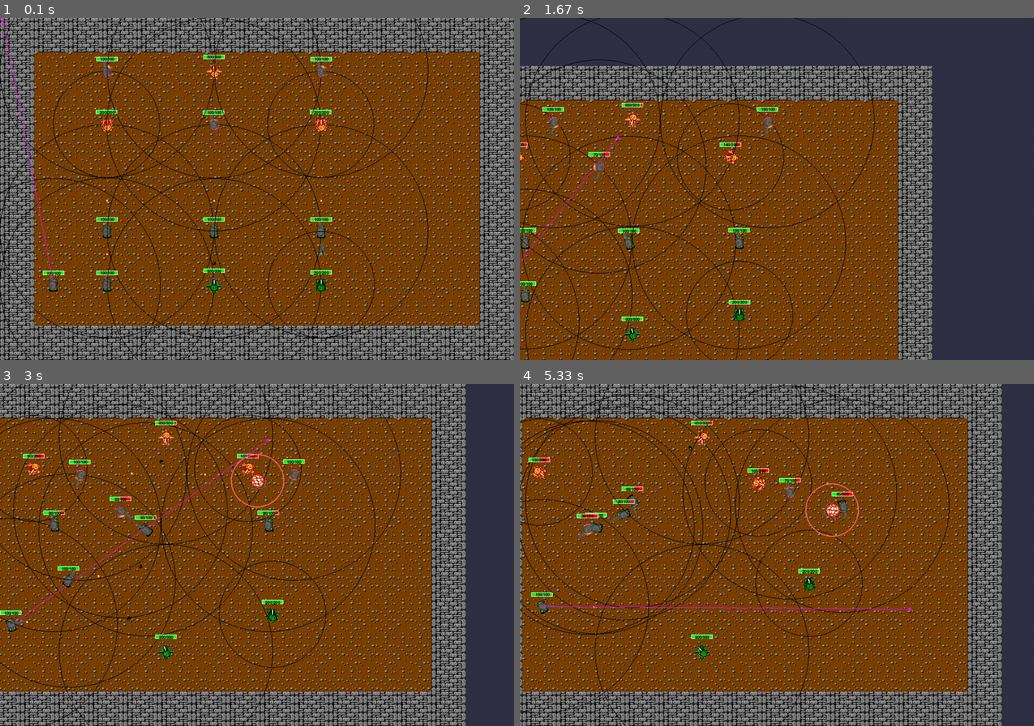
Above: before the commit, frames 1-4 (two rows, left to right).
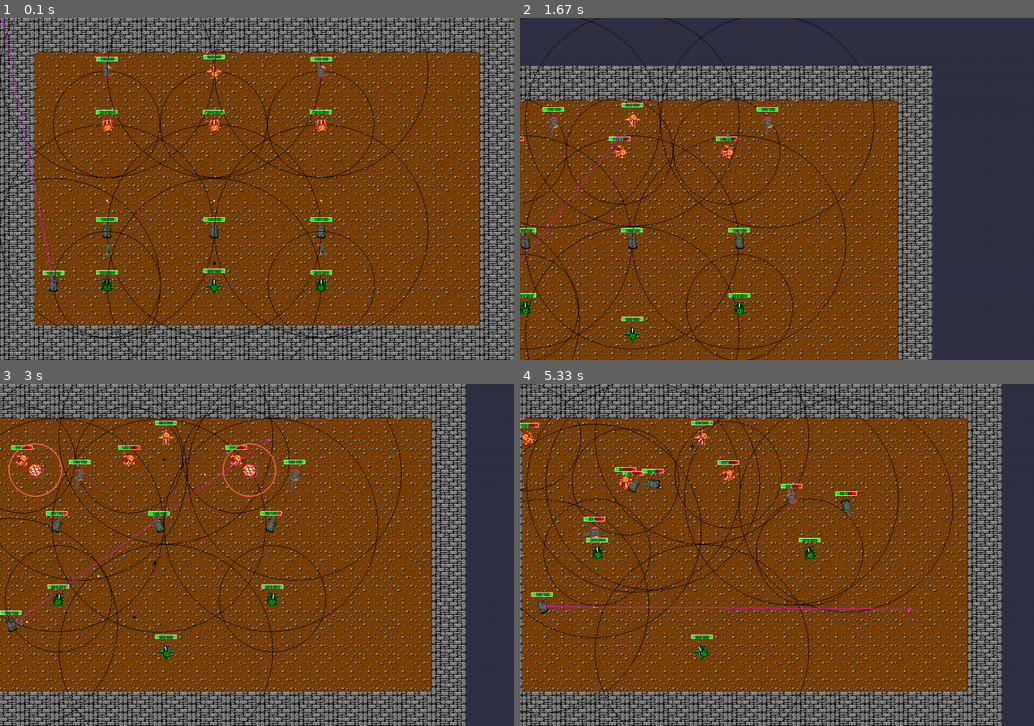
Above: after the commit, the same moments.

Repository: notwuyazui/Jackal
Game: pygame game, started from test.py
Same seed, same stepped clock (60 frames per second), same inputs: the game is played once before the commit and once after it.
Inputs (mouse positions are in pixels of both pictures, inside the frame that each line leads up to):
- Up to frame 1 (0.1 s): no input
- Up to frame 2 (1.67 s): hold Right 0.33-0.8 s; move the mouse to (756, 202) at 0.37 s; hold Up 0.83-1.13 s; hold W 0.83-1.13 s; move the mouse to (941, 178) at 0.87 s; click (828, 264) at 1.22 s; hold Right from 1.5 s (still down); hold D from 1.5 s (still down); click (617, 137) at 1.58 s; tap C at 1.65 s
- Up to frame 3 (3 s): release Right at 1.97 s; release D at 1.97 s; hold Left 2-2.53 s; hold A 2-2.53 s; click (334, 435) at 2.08 s; hold Down 2.57-2.87 s; hold S 2.57-2.87 s; click (318, 585) at 2.65 s; hold Left from 2.9 s (still down); hold A from 2.9 s (still down); tap Space at 2.97 s; click (267, 438) at 2.98 s
- Up to frame 4 (5.33 s): tap Space at 3.27, 3.4, 3.8, 4.1, 4.47, 4.87, 5.17 s; release Left at 3.3 s; release A at 3.3 s; hold Up 3.33-3.7 s; hold W 3.33-3.7 s; click (591, 544) at 3.42 s; tap C at 3.48, 4.95 s; hold Right 3.73-4.37 s; hold D 3.73-4.37 s; click (782, 589) at 3.82 s; hold Down 4.4-4.77 s; hold S 4.4-4.77 s; click (761, 496) at 4.48 s; hold Left 4.8-5.27 s; hold A 4.8-5.27 s; click (910, 609) at 4.88 s; hold Right from 5.3 s (still down); hold D from 5.3 s (still down)

The runs differ from the first frame. In frame 1, 1.0% of the frame differs, in the area x 0-63%, y 0-100%; in frame 2, 2.9%; in frame 3, 5.7%; in frame 4, 6.1%, in the area x 0-85%, y 0-80%.

Commit message:
修正部分数值和代码逻辑

Diff:
--- a/Bullet/BaseBullet.py
+++ b/Bullet/BaseBullet.py
@@ -113,7 +113,7 @@
         )
         return self.bounding_box
 
-    def update(self, delta_time: float, unit_manager, obstacles: List[pygame.Rect]) -> bool:
+    def update(self, delta_time: float, unit_manager, game_map) -> bool:
         """
         更新子弹状态
         """
@@ -142,7 +142,7 @@
         self.distance_traveled += math.sqrt(dx**2 + dy**2)
 
         # 检查与障碍物的碰撞
-        obstacle_collision = self._check_obstacle_collision(obstacles)
+        obstacle_collision = self._check_obstacle_collision(game_map)
         if obstacle_collision:
             self._handle_obstacle_collision()
             return self.is_active
@@ -163,9 +163,9 @@
             self.is_active = False
         return True  # 在爆炸期间仍然返回True，以便绘制爆炸效果
 
-    def _check_obstacle_collision(self, obstacles: List[pygame.Rect]) -> Optional[pygame.Rect]:
+    def _check_obstacle_collision(self, game_map) -> Optional[pygame.Rect]:
         """检查与障碍物的碰撞"""
-        for obstacle in obstacles:
+        for obstacle in game_map.obstacles:
             if self.bounding_box.colliderect(obstacle):
                 return obstacle
         return None
--- a/Bullet/BulletManager.py
+++ b/Bullet/BulletManager.py
@@ -17,12 +17,12 @@
             if BULLET_INFO_TEXT or DEBUG_MODE:
                 print(f"子弹发射: ID={bullet.id}, 位置={bullet.position}")
 
-    def update(self, delta_time, unit_manager, obstacles):
+    def update(self, delta_time, unit_manager, game_map):
         self.to_remove.clear()
 
         for bullet in self.bullets:
             # 更新子弹状态
-            if not bullet.update(delta_time, unit_manager, obstacles):
+            if not bullet.update(delta_time, unit_manager, game_map):
                 # 子弹不再活跃，标记为待移除
                 if bullet in self.bullets and bullet not in self.to_remove:
                     self.to_remove.append(bullet)
--- a/Bullet/HeavyShell/HeavyShell.py
+++ b/Bullet/HeavyShell/HeavyShell.py
@@ -20,7 +20,7 @@
         self.speed_rate = 0.5
         self.damage_rate = 2.0
         self.cooldown = 1.2
-        self.penetration = [1.0, 1.0, 1.0]
+        self.penetration = [0.8, 1.0, 1.2]
 
         # 爆炸属性
         self.is_explosive = True
--- a/Bullet/NormalShell/NormalShell.py
+++ b/Bullet/NormalShell/NormalShell.py
@@ -20,7 +20,7 @@
         self.speed_rate = 1.0
         self.damage_rate = 1.0
         self.cooldown = 0.3
-        self.penetration = [1.0, 1.0, 1.0]
+        self.penetration = [1.0, 0.8, 0.6]
 
         self.is_explosive = False  # 普通炮弹不会爆炸
 
--- a/GameManager.py
+++ b/GameManager.py
@@ -25,7 +25,7 @@
     def update(self, delta_time):
         self.time += delta_time
         self.unit_manager.update(delta_time, self.unit_manager, self.bullet_manager, self.game_map)
-        self.bullet_manager.update(delta_time, self.unit_manager, self.game_map.obstacles)
+        self.bullet_manager.update(delta_time, self.unit_manager, self.game_map)
 
     def draw(self, screen, camera_offset = None):
         if camera_offset == None:
@@ -94,7 +94,7 @@
         if switch_ammo: self.set_unit_switch_ammo(unit_id)
 
     def add_unit(self, unit):
-        self.unit_manager.add_unit(unit, self.bullet_manager, self.game_map.obstacles)
+        self.unit_manager.add_unit(unit, self.bullet_manager, self.game_map)
 
     def add_player_tank(self, position=(0,0), unit_id = None, usingAI = False):
         if unit_id is None:
--- a/Unit/Archie/Archie.py
+++ b/Unit/Archie/Archie.py
@@ -1,6 +1,6 @@
 '''
     一个火箭炮类
-    拥有更低的机动性和更高的生命值，仅装备火箭弹
+    较低机动，较高生命，较低侦察范围，仅装备火箭弹
 '''
 
 import pygame
@@ -18,14 +18,14 @@
         if unit_team == Team.ENEMY:
             self.body_image_path = 'Unit/Archie/enemy_archie.png'
             self.turret_image_path = 'Unit/Archie/enemy_turret.png'
-        self.max_speed_rate = 0.5
+        self.max_speed_rate = 0.75
         self.max_acceleration_rate = 0.5
         self.min_acceleration_rate = -0.5
         self.max_angular_speed_rate = 0.3
         self.turret_angular_speed_rate = 0.5
         self.max_health_rate = 2.0
         self.sight_range = 100
-        self.armor_type = ArmorType.NONE                                                        # 护甲类型
+        self.armor_type = ArmorType.MEDIUM                                                        # 护甲类型
         self.ammunition_types = ['rocket_shell']                                                # 单位拥有弹种
         self.ammo_switch_time =  UNIT_AMMO_SWITCH_TIME                                          # 单位切换弹种时间
 
--- a/Unit/BaseUnit.py
+++ b/Unit/BaseUnit.py
@@ -104,7 +104,7 @@
             self.speed * math.sin(angle_rad)
         )
 
-    def update(self, delta_time, unit_manager = None, bullet_manager = None, map = None):
+    def update(self, delta_time, unit_manager = None, bullet_manager = None, game_map = None):
         from Unit.UnitManager import UnitManager
         from Bullet.BulletManager import BulletManager
         from Map.Map import GameMap
@@ -112,10 +112,9 @@
             unit_manager = UnitManager()
         if bullet_manager is None:
             bullet_manager = BulletManager()
-        if map is None:
-            map = GameMap()
-
-        obstacles = map.obstacles
+        if game_map is None:
+            game_map = GameMap()
+
         old_position = self.position
         old_bounding_box = self.bounding_box.copy() if self.bounding_box else None
 
@@ -127,7 +126,7 @@
             return False
 
         self.living_time += delta_time
-        self._update_vision(unit_manager, bullet_manager, map)              # 更新视野
+        self._update_vision(unit_manager, bullet_manager, game_map)              # 更新视野
         self._update_ammo_switch(delta_time)         # 更新弹种切换计时器
         self._update_fire_cooldown(delta_time)       # 更新开火冷却时间
         self._update_speed(delta_time)               # 更新速度
@@ -142,7 +141,7 @@
 
         # 检查与障碍物的碰撞
         if self.bounding_box:
-            for obstacle in obstacles:
+            for obstacle in game_map.obstacles:
                 if self.bounding_box.colliderect(obstacle):
                     # 发生碰撞，恢复到之前的位置
                     self.position = old_position
@@ -159,7 +158,7 @@
         self.visible_bullets.clear()
         for unit in unit_manager.units:
             if count_distance(self,unit) <= self.sight_range:
-                self.visible_units.add_unit(unit, bullet_manager, game_map.obstacles)
+                self.visible_units.add_unit(unit, bullet_manager, game_map)
         for bullet in bullet_manager.bullets:
             if count_distance(self,bullet) <= self.sight_range:
                 self.visible_bullets.add_bullet(bullet)
--- a/Unit/EnemyAI.py
+++ b/Unit/EnemyAI.py
@@ -12,7 +12,7 @@
 
 
 class EnemyAI:
-    def __init__(self, unit: BaseUnit, unit_manager, bullet_manager, obstacles):
+    def __init__(self, unit: BaseUnit, unit_manager, bullet_manager, game_map):
         """
         :param unit: 受此 AI 控制的单位
         :param unit_manager: 单位管理器，用于获取所有单位信息及障碍物
@@ -21,7 +21,7 @@
         self.unit = unit
         self.unit_manager = unit_manager
         self.bullet_manager = bullet_manager
-        self.obstacles = obstacles
+        self.game_map = game_map
 
         # AI 状态
         self.ai_state = "idle"          # 可能的状态：idle, chase, attack, retreat, dodge
@@ -38,10 +38,10 @@
         self.desired_distance = 200      # 理想攻击距离（像素）
         self.strafe_enabled = True       # 是否允许横向移动（通过转向实现）
 
-    def update(self, delta_time: float, unit_manager, bullet_manager, obstacles):
+    def update(self, delta_time: float, unit_manager, bullet_manager, game_map):
         self.unit_manager = unit_manager
         self.bullet_manager = bullet_manager
-        self.obstacles = obstacles
+        self.game_map = game_map
 
         """每帧更新 AI 决策"""
         # 更新开火冷却
@@ -184,7 +184,7 @@
         )
 
         # 检查与障碍物碰撞
-        for obs in self.obstacles:
+        for obs in self.game_map.obstacles:
             if detect_rect.colliderect(obs):
                 # 有障碍，计算避开方向：垂直于当前方向，并偏向于目标方向
                 # 简单策略：左转或右转，取决于哪边更空旷
@@ -277,7 +277,7 @@
         """检查从控制单位到目标之间是否有障碍物阻挡视线"""
         start = self.unit.position
         end = target.position
-        for obs in self.obstacles:
+        for obs in self.game_map.obstacles:
             if obs.clipline(start, end):
                 return False
         return True
--- a/Unit/Plane/Plane.py
+++ b/Unit/Plane/Plane.py
@@ -1,6 +1,6 @@
 '''
     一个飞机类
-    机动性为0，生命值较高，装备重炮弹
+    无机动，极高生命值，较高侦察范围，装备重炮弹
 '''
 
 import pygame
@@ -25,7 +25,7 @@
         self.turret_angular_speed_rate = 1.0
         self.max_health_rate = 5.0
         self.sight_range = 200
-        self.armor_type = ArmorType.NONE                                                        # 护甲类型
+        self.armor_type = ArmorType.HEAVY                                                        # 护甲类型
         self.ammunition_types = ['heavy_shell']                                                      # 单位拥有弹种
         self.ammo_switch_time =  UNIT_AMMO_SWITCH_TIME                                          # 单位切换弹种时间
 
--- a/Unit/Tank/Tank.py
+++ b/Unit/Tank/Tank.py
@@ -1,6 +1,6 @@
 '''
     一个坦克类
-    拥有标准的机动性、生存性和攻击性，装备子弹和火箭弹
+    标准机动性，标准生存性，较高侦察范围，装备子弹、火箭弹和重炮弹
 '''
 
 import pygame
@@ -24,7 +24,7 @@
         self.turret_angular_speed_rate = 1.0
         self.max_health_rate = 1.0
         self.sight_range = 200
-        self.armor_type = ArmorType.NONE                                                        # 护甲类型
+        self.armor_type = ArmorType.LIGHT                                                        # 护甲类型
         self.ammunition_types = ['normal_shell','rocket_shell','heavy_shell']                                                      # 单位拥有弹种
         self.ammo_switch_time =  UNIT_AMMO_SWITCH_TIME                                          # 单位切换弹种时间
 
--- a/Unit/UnitManager.py
+++ b/Unit/UnitManager.py
@@ -11,20 +11,19 @@
         self.enemy_ais = []            # AI 控制器列表
         self.to_remove = []            # 待移除单位暂存
 
-    def add_unit(self, unit, bullet_manager, obstacles):
+    def add_unit(self, unit, bullet_manager, game_map):
         """添加单位，若为 AI 单位则自动创建对应的 EnemyAI"""
         from Unit.EnemyAI import EnemyAI
         if unit:
             self.units.append(unit)
-            if unit.usingAI and bullet_manager is not None and obstacles is not None:
-                ai = EnemyAI(unit, self, bullet_manager, obstacles)
+            if unit.usingAI and bullet_manager is not None and game_map is not None:
+                ai = EnemyAI(unit, self, bullet_manager, game_map)
                 self.enemy_ais.append(ai)
 
     def update(self, delta_time, unit_manager, bullet_manager, game_map):
-        obstacles = game_map.obstacles
         # 1. 更新所有 AI 决策（设置运动参数）
         for ai in self.enemy_ais:
-            ai.update(delta_time, unit_manager, bullet_manager, obstacles)
+            ai.update(delta_time, unit_manager, bullet_manager, game_map)
 
         # 2. 更新所有单位（包括 AI 单位，执行物理移动、碰撞等）
         for unit in self.units:
--- /dev/null
+++ b/behavior.txt
@@ -0,0 +1,10 @@
+观察：
+    1. 面对不同护甲类型/机动能力目标时，是否会切换弹药
+    2. 发射子弹是否会预判目标位置
+    3. 高机动单位是否会主动协助队友侦察
+    4. 是否有躲避子弹的动作
+    5. 撞到障碍物时是否会主动脱困/主动规避
+    6. 针对低侦察范围目标时，是否会“放风筝”，保持距离攻击及协助队友攻击
+    7. 高生命值单位是否会主动上前为低生命值队友承受伤害
+    8. 是否会优先攻击生命值低的目标/优先攻击被队友侦测的目标
+    9. 离目标距离较远时，是否会主动拉近距离增加命中
--- a/test.py
+++ b/test.py
@@ -101,11 +101,11 @@
     game_manager.add_player_tank(unit_id=101, position = (200, 400), usingAI = True)
     game_manager.add_player_tank(unit_id=102, position = (400, 400), usingAI = True)
     game_manager.add_player_tank(unit_id=103, position = (600, 400), usingAI = True)
-    game_manager.add_player_tank(unit_id=104, position = (200, 500), usingAI = True)
+    game_manager.add_player_archie(unit_id=104, position = (200, 500), usingAI = True)
     game_manager.add_player_plane(unit_id=105, position = (400, 500), usingAI = True)
     game_manager.add_player_archie(unit_id=106, position = (600, 500), usingAI = True)
     game_manager.add_enemy_archie(unit_id=201, position = (200, 200), usingAI = True)
-    game_manager.add_enemy_tank(unit_id=202, position = (400, 200), usingAI = True)
+    game_manager.add_enemy_archie(unit_id=202, position = (400, 200), usingAI = True)
     game_manager.add_enemy_archie(unit_id=203, position = (600, 200), usingAI = True)
     game_manager.add_enemy_tank(unit_id=204, position = (200, 100), usingAI = True)
     game_manager.add_enemy_plane(unit_id=205, position = (400, 100), usingAI = True)
